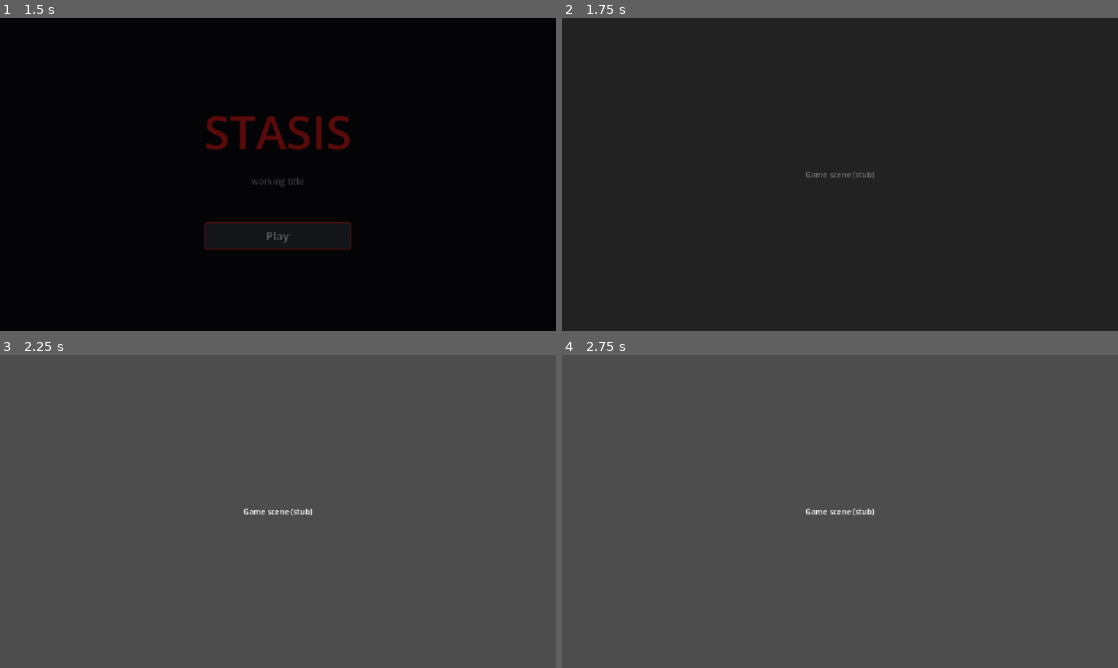
Above: before the commit, frames 1-4 (two rows, left to right).
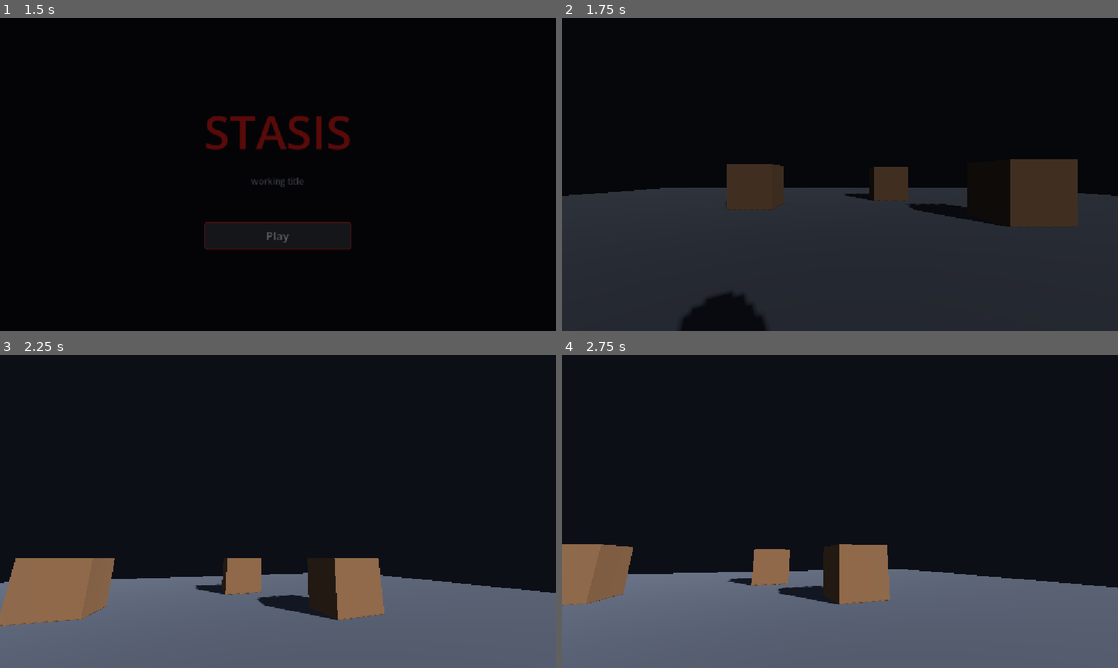
Above: after the commit, the same moments.

Repository: Joony/gmtk-game-jam-2026
Game: Godot game, scene res://scenes/intro.tscn
The game is run twice, just before and just after one commit, with the same random seed, the same clock (stepped at 60 frames per second) and the same inputs.
Inputs (mouse positions are in pixels of both pictures, inside the frame that each line leads up to):
- Up to frame 1 (1.5 s): click "Skip" at 0.5 s; click "Play" at 1.25 s
- Up to frame 2 (1.75 s): no input
- Up to frame 3 (2.25 s): tap Enter at 2 s; move the mouse to (400, 495) at 2.02 s; hold D (right, bound only after the commit) from 2.03 s (still down); tap Space (jump, bound only after the commit) at 2.1 s
- Up to frame 4 (2.75 s): keep holding D (right, bound only after the commit); tap Space (jump, bound only after the commit) at 2.27, 2.57 s

Frame 1 is identical in both runs. In frame 2, 60% of the frame differs, in the area x 0-100%, y 0-100%; in frame 3, 100%; in frame 4, 100%.

Commit message:
Steps 3-4: game scene with floor and spawn, first-person player controller ported from Doortal
Renderer stays GL Compatibility (Doortal's Forward+ switch was portal-specific;
web export needs GL). Physics interpolation enabled for the camera rig.

Co-Authored-By: Claude Fable 5 <noreply@anthropic.com>

Diff:
--- a/project.godot
+++ b/project.godot
@@ -31,9 +31,39 @@
 "events": [Object(InputEventKey,"resource_local_to_scene":false,"resource_name":"","device":-1,"window_id":0,"alt_press …(195 unchanged characters)…
 ]
 }
+forward={
+"deadzone": 0.2,
+"events": [Object(InputEventKey,"resource_local_to_scene":false,"resource_name":"","device":-1,"window_id":0,"alt_pressed":false,"shift_pressed":false,"ctrl_pressed":false,"meta_pressed":false,"pressed":false,"keycode":0,"physical_keycode":87,"key_label":0,"unicode":0,"location":0,"echo":false,"script":null)
+, Object(InputEventKey,"resource_local_to_scene":false,"resource_name":"","device":-1,"window_id":0,"alt_pressed":false,"shift_pressed":false,"ctrl_pressed":false,"meta_pressed":false,"pressed":false,"keycode":0,"physical_keycode":4194320,"key_label":0,"unicode":0,"location":0,"echo":false,"script":null)
+]
+}
+back={
+"deadzone": 0.2,
+"events": [Object(InputEventKey,"resource_local_to_scene":false,"resource_name":"","device":-1,"window_id":0,"alt_pressed":false,"shift_pressed":false,"ctrl_pressed":false,"meta_pressed":false,"pressed":false,"keycode":0,"physical_keycode":83,"key_label":0,"unicode":0,"location":0,"echo":false,"script":null)
+, Object(InputEventKey,"resource_local_to_scene":false,"resource_name":"","device":-1,"window_id":0,"alt_pressed":false,"shift_pressed":false,"ctrl_pressed":false,"meta_pressed":false,"pressed":false,"keycode":0,"physical_keycode":4194322,"key_label":0,"unicode":0,"location":0,"echo":false,"script":null)
+]
+}
+left={
+"deadzone": 0.2,
+"events": [Object(InputEventKey,"resource_local_to_scene":false,"resource_name":"","device":-1,"window_id":0,"alt_pressed":false,"shift_pressed":false,"ctrl_pressed":false,"meta_pressed":false,"pressed":false,"keycode":0,"physical_keycode":65,"key_label":0,"unicode":0,"location":0,"echo":false,"script":null)
+, Object(InputEventKey,"resource_local_to_scene":false,"resource_name":"","device":-1,"window_id":0,"alt_pressed":false,"shift_pressed":false,"ctrl_pressed":false,"meta_pressed":false,"pressed":false,"keycode":0,"physical_keycode":4194319,"key_label":0,"unicode":0,"location":0,"echo":false,"script":null)
+]
+}
+right={
+"deadzone": 0.2,
+"events": [Object(InputEventKey,"resource_local_to_scene":false,"resource_name":"","device":-1,"window_id":0,"alt_pressed":false,"shift_pressed":false,"ctrl_pressed":false,"meta_pressed":false,"pressed":false,"keycode":0,"physical_keycode":68,"key_label":0,"unicode":0,"location":0,"echo":false,"script":null)
+, Object(InputEventKey,"resource_local_to_scene":false,"resource_name":"","device":-1,"window_id":0,"alt_pressed":false,"shift_pressed":false,"ctrl_pressed":false,"meta_pressed":false,"pressed":false,"keycode":0,"physical_keycode":4194321,"key_label":0,"unicode":0,"location":0,"echo":false,"script":null)
+]
+}
+jump={
+"deadzone": 0.2,
+"events": [Object(InputEventKey,"resource_local_to_scene":false,"resource_name":"","device":-1,"window_id":0,"alt_pressed":false,"shift_pressed":false,"ctrl_pressed":false,"meta_pressed":false,"pressed":false,"keycode":0,"physical_keycode":32,"key_label":0,"unicode":0,"location":0,"echo":false,"script":null)
+]
+}
 
 [physics]
 
+common/physics_interpolation=true
 3d/physics_engine="Jolt Physics"
 
 [rendering]
--- a/scenes/game.tscn
+++ b/scenes/game.tscn
@@ -1,17 +1,85 @@
-[gd_scene format=3]
+[gd_scene load_steps=9 format=3]
 
-; Placeholder — step 3 adds the floor, lighting and player spawn point.
+[ext_resource type="Script" path="res://scripts/game.gd" id="1_game"]
+[ext_resource type="PackedScene" path="res://scenes/player.tscn" id="2_player"]
+
+[sub_resource type="Environment" id="Environment_game"]
+background_mode = 1
+background_color = Color(0.05, 0.06, 0.09, 1)
+ambient_light_source = 2
+ambient_light_color = Color(0.5, 0.55, 0.65, 1)
+ambient_light_energy = 0.35
+
+[sub_resource type="BoxShape3D" id="BoxShape3D_floor"]
+size = Vector3(40, 1, 40)
+
+[sub_resource type="BoxMesh" id="BoxMesh_floor"]
+size = Vector3(40, 1, 40)
+
+[sub_resource type="StandardMaterial3D" id="StandardMaterial3D_floor"]
+albedo_color = Color(0.32, 0.34, 0.38, 1)
+
+[sub_resource type="BoxShape3D" id="BoxShape3D_crate"]
+size = Vector3(2, 2, 2)
+
+[sub_resource type="BoxMesh" id="BoxMesh_crate"]
+size = Vector3(2, 2, 2)
+
+[sub_resource type="StandardMaterial3D" id="StandardMaterial3D_crate"]
+albedo_color = Color(0.5, 0.36, 0.24, 1)
 
 [node name="Game" type="Node3D"]
+script = ExtResource("1_game")
 
-[node name="PlaceholderUI" type="CanvasLayer" parent="."]
+[node name="WorldEnvironment" type="WorldEnvironment" parent="."]
+environment = SubResource("Environment_game")
 
-[node name="Label" type="Label" parent="PlaceholderUI"]
-anchors_preset = 15
-anchor_right = 1.0
-anchor_bottom = 1.0
-grow_horizontal = 2
-grow_vertical = 2
-text = "Game scene (stub)"
-horizontal_alignment = 1
-vertical_alignment = 1
+[node name="DirectionalLight3D" type="DirectionalLight3D" parent="."]
+transform = Transform3D(0.86, -0.25, 0.44, 0, 0.87, 0.49, -0.51, -0.42, 0.75, 0, 12, 0)
+light_energy = 0.9
+shadow_enabled = true
+
+[node name="Floor" type="StaticBody3D" parent="."]
+transform = Transform3D(1, 0, 0, 0, 1, 0, 0, 0, 1, 0, -0.5, 0)
+
+[node name="CollisionShape3D" type="CollisionShape3D" parent="Floor"]
+shape = SubResource("BoxShape3D_floor")
+
+[node name="MeshInstance3D" type="MeshInstance3D" parent="Floor"]
+mesh = SubResource("BoxMesh_floor")
+surface_material_override/0 = SubResource("StandardMaterial3D_floor")
+
+[node name="CrateA" type="StaticBody3D" parent="."]
+transform = Transform3D(1, 0, 0, 0, 1, 0, 0, 0, 1, -4, 1, -6)
+
+[node name="CollisionShape3D" type="CollisionShape3D" parent="CrateA"]
+shape = SubResource("BoxShape3D_crate")
+
+[node name="MeshInstance3D" type="MeshInstance3D" parent="CrateA"]
+mesh = SubResource("BoxMesh_crate")
+surface_material_override/0 = SubResource("StandardMaterial3D_crate")
+
+[node name="CrateB" type="StaticBody3D" parent="."]
+transform = Transform3D(1, 0, 0, 0, 1, 0, 0, 0, 1, 3, 1, -9)
+
+[node name="CollisionShape3D" type="CollisionShape3D" parent="CrateB"]
+shape = SubResource("BoxShape3D_crate")
+
+[node name="MeshInstance3D" type="MeshInstance3D" parent="CrateB"]
+mesh = SubResource("BoxMesh_crate")
+surface_material_override/0 = SubResource("StandardMaterial3D_crate")
+
+[node name="CrateC" type="StaticBody3D" parent="."]
+transform = Transform3D(1, 0, 0, 0, 1, 0, 0, 0, 1, 6, 1, -3)
+
+[node name="CollisionShape3D" type="CollisionShape3D" parent="CrateC"]
+shape = SubResource("BoxShape3D_crate")
+
+[node name="MeshInstance3D" type="MeshInstance3D" parent="CrateC"]
+mesh = SubResource("BoxMesh_crate")
+surface_material_override/0 = SubResource("StandardMaterial3D_crate")
+
+[node name="PlayerSpawn" type="Marker3D" parent="."]
+transform = Transform3D(1, 0, 0, 0, 1, 0, 0, 0, 1, 0, 1.0, 4)
+
+[node name="Player" parent="." instance=ExtResource("2_player")]
--- /dev/null
+++ b/scenes/player.tscn
@@ -0,0 +1,36 @@
+[gd_scene load_steps=5 format=3]
+
+[ext_resource type="Script" path="res://scripts/player/player.gd" id="1_player"]
+[ext_resource type="Script" path="res://scripts/player/camera_controller.gd" id="2_camrig"]
+
+[sub_resource type="CapsuleShape3D" id="CapsuleShape3D_body"]
+radius = 0.4
+height = 1.8
+
+[sub_resource type="CapsuleMesh" id="CapsuleMesh_body"]
+radius = 0.4
+height = 1.8
+
+[node name="Player" type="CharacterBody3D"]
+collision_layer = 1
+collision_mask = 1
+script = ExtResource("1_player")
+
+[node name="MeshInstance3D" type="MeshInstance3D" parent="."]
+mesh = SubResource("CapsuleMesh_body")
+
+[node name="CollisionShape3D" type="CollisionShape3D" parent="."]
+shape = SubResource("CapsuleShape3D_body")
+
+[node name="CameraAnchor" type="Marker3D" parent="."]
+transform = Transform3D(1, 0, 0, 0, 1, 0, 0, 0, 1, 0, 0.65, 0)
+
+[node name="CameraRig" type="Node3D" parent="."]
+physics_interpolation_mode = 2
+top_level = true
+script = ExtResource("2_camrig")
+
+[node name="Camera3D" type="Camera3D" parent="CameraRig"]
+
+[node name="HoldPoint" type="Marker3D" parent="CameraRig/Camera3D"]
+transform = Transform3D(1, 0, 0, 0, 1, 0, 0, 0, 1, 0, -0.30033565, -2)
--- /dev/null
+++ b/scripts/game.gd
@@ -0,0 +1,15 @@
+extends Node3D
+
+# Placeholder game scene controller. Step 5 hands cursor ownership to the pause menu.
+
+@onready var _player: CharacterBody3D = $Player
+@onready var _spawn: Marker3D = $PlayerSpawn
+
+
+func _ready() -> void:
+	_player.global_transform = _spawn.global_transform
+	capture_mouse()
+
+
+func capture_mouse() -> void:
+	Input.set_mouse_mode(Input.MOUSE_MODE_CAPTURED)
--- /dev/null
+++ b/scripts/player/camera_controller.gd
@@ -0,0 +1,61 @@
+class_name CameraController
+extends Node3D
+
+# First-person mouse look, ported from Doortal. Two-clock camera: POSITION comes
+# from the interpolated body (smooth while walking), ROTATION is applied directly
+# each render frame. Rotation is input-driven rather than physics-driven, so
+# routing it through get_global_transform_interpolated() (sampled at the physics
+# tick) reintroduces visible rotation stepping. Taking only .origin keeps position
+# smooth without interpolating rotation.
+#
+# Requires physics/common/physics_interpolation = true in project settings.
+#
+# Mouse capture is deliberately NOT handled here — the pause menu owns the cursor
+# so there is a single source of truth for capture state.
+
+@export var mouse_sensitivity: float = 0.002
+@export var pitch_min_deg: float = -89.0
+@export var pitch_max_deg: float = 89.0
+
+var _player: CharacterBody3D
+var _anchor: Node3D
+var _pitch: float = 0.0
+var _yaw: float = 0.0
+var _mouse: Vector2 = Vector2.ZERO
+
+
+func _ready() -> void:
+	_player = get_parent() as CharacterBody3D
+	_anchor = _player.get_node("CameraAnchor")
+	_yaw = _player.rotation.y
+
+
+func _unhandled_input(event: InputEvent) -> void:
+	if Input.get_mouse_mode() != Input.MOUSE_MODE_CAPTURED:
+		return
+	if event is InputEventMouseMotion:
+		# Use screen_relative, NOT relative: with window/stretch/mode=canvas_items the
+		# viewport `relative` delta is scaled and re-quantized by the stretch/DPI matrix,
+		# which shows up as discrete rotation steps on slow mouse movement.
+		# screen_relative is the raw, untransformed screen-pixel delta.
+		_mouse.x += -event.screen_relative.x * mouse_sensitivity
+		_mouse.y += -event.screen_relative.y * mouse_sensitivity
+
+
+func _process(_delta: float) -> void:
+	_pitch = clampf(_pitch + _mouse.y, deg_to_rad(pitch_min_deg), deg_to_rad(pitch_max_deg))
+	_yaw += _mouse.x
+	_mouse = Vector2.ZERO
+	# Pitch on the anchor, yaw on the body — these drive the physics-side hold
+	# point and the movement wishdir (read in _physics_process).
+	_anchor.transform.basis = Basis.from_euler(Vector3(_pitch, 0.0, 0.0))
+	_player.global_transform.basis = Basis.from_euler(Vector3(0.0, _yaw, 0.0))
+	var eye: Vector3 = _anchor.get_global_transform_interpolated().origin
+	global_transform = Transform3D(Basis.from_euler(Vector3(_pitch, _yaw, 0.0)), eye)
+
+
+# Re-derive yaw from the body's current basis. Needed if anything other than this
+# controller rotates the player body (this controller otherwise overwrites the
+# body basis every frame and would discard that rotation).
+func adopt_body_yaw() -> void:
+	_yaw = _player.global_transform.basis.get_euler().y
--- /dev/null
+++ b/scripts/player/player.gd
@@ -0,0 +1,66 @@
+extends CharacterBody3D
+
+# Source-engine-style (Half-Life 2 / Portal) movement: Quake-derived
+# friction-then-accelerate on ground, capped air-acceleration enabling
+# air-strafe / bunny-hop. Ported from the Doortal project.
+#
+# Camera / mouse-look lives in camera_controller.gd on the CameraRig node; yaw is
+# applied to this body, so wishdir is computed from the body basis.
+
+@export var max_speed := 7.0
+@export var ground_accel := 10.0
+@export var friction := 6.0
+@export var stop_speed := 1.5
+@export var air_accel := 40.0
+@export var air_speed_cap := 0.8
+@export var jump_velocity := 5.0
+@export var gravity := 18.0
+
+# Pure movement helpers (no physics step, unit-tested headlessly).
+
+static func apply_friction(horiz_vel: Vector3, friction: float, stop_speed: float, delta: float) -> Vector3:
+	var speed := horiz_vel.length()
+	if speed < 0.0001:
+		return Vector3.ZERO
+	var control := maxf(speed, stop_speed)
+	var drop := control * friction * delta
+	var new_speed := maxf(speed - drop, 0.0)
+	return horiz_vel * (new_speed / speed)
+
+
+static func accelerate(horiz_vel: Vector3, wishdir: Vector3, wishspeed: float, accel: float, delta: float) -> Vector3:
+	var current := horiz_vel.dot(wishdir)
+	var addspeed := wishspeed - current
+	if addspeed <= 0.0:
+		return horiz_vel
+	var accel_speed := minf(accel * wishspeed * delta, addspeed)
+	return horiz_vel + wishdir * accel_speed
+
+
+func _physics_process(delta: float) -> void:
+	var input_dir := Input.get_vector("left", "right", "forward", "back")
+	var wishdir: Vector3 = (transform.basis * Vector3(input_dir.x, 0, input_dir.y))
+	wishdir.y = 0.0
+	wishdir = wishdir.normalized() if wishdir.length() > 0.0 else Vector3.ZERO
+
+	var horiz := Vector3(velocity.x, 0, velocity.z)
+	var grounded := is_on_floor()
+
+	var just_jumped := false
+	if grounded and Input.is_action_just_pressed("jump"):
+		velocity.y = jump_velocity
+		just_jumped = true
+
+	if grounded and not just_jumped:
+		horiz = apply_friction(horiz, friction, stop_speed, delta)
+		horiz = accelerate(horiz, wishdir, max_speed, ground_accel, delta)
+	else:
+		horiz = accelerate(horiz, wishdir, air_speed_cap, air_accel, delta)
+
+	if not grounded:
+		velocity.y -= gravity * delta
+
+	velocity.x = horiz.x
+	velocity.z = horiz.z
+
+	move_and_slide()
--- /dev/null
+++ b/tests/smoke_player.gd
@@ -0,0 +1,169 @@
+extends SceneTree
+# Headless test for the player controller (step 4) and game scene (step 3).
+# Run: godot --headless --path . -s tests/smoke_player.gd
+
+const GAME_SCENE := "res://scenes/game.tscn"
+const PLAYER_SCENE := "res://scenes/player.tscn"
+
+var _failures: Array[String] = []
+
+
+func _init() -> void:
+	_run.call_deferred()
+
+
+func _check(label: String, ok: bool) -> void:
+	if not ok:
+		_failures.append(label)
+
+
+func _run() -> void:
+	var player_script := load("res://scripts/player/player.gd")
+	_check("player.gd loads", player_script != null)
+
+	var dt := 1.0 / 60.0
+
+	# --- Pure movement maths -------------------------------------------------
+	var a1: Vector3 = player_script.accelerate(Vector3.ZERO, Vector3(1, 0, 0), 7.0, 10.0, dt)
+	_check("accel one frame > 0", a1.length() > 0.0)
+	_check("accel one frame < max", a1.length() < 7.0)
+
+	var v := Vector3.ZERO
+	for i in 60:
+		v = player_script.accelerate(v, Vector3(1, 0, 0), 7.0, 10.0, dt)
+	_check("accel converges near max speed", absf(v.length() - 7.0) < 0.5)
+
+	var f1: Vector3 = player_script.apply_friction(Vector3(5, 0, 0), 6.0, 1.5, dt)
+	_check("friction slows but does not stop in one frame", f1.length() < 5.0 and f1.length() > 0.0)
+
+	var fv := Vector3(5, 0, 0)
+	for i in 200:
+		fv = player_script.apply_friction(fv, 6.0, 1.5, dt)
+	_check("friction converges to ~0", fv.length() < 0.01)
+
+	# Air-strafe: adds perpendicular speed without touching forward speed.
+	var strafed: Vector3 = player_script.accelerate(Vector3(7, 0, 0), Vector3(0, 0, 1), 0.8, 40.0, dt)
+	_check("air-strafe adds z velocity", strafed.z > 0.0)
+	_check("air-strafe leaves x unchanged", absf(strafed.x - 7.0) < 0.001)
+
+	# --- Project settings the camera silently depends on ---------------------
+	_check(
+		"physics_interpolation enabled (camera design requires it)",
+		bool(ProjectSettings.get_setting("physics/common/physics_interpolation", false))
+	)
+	InputMap.load_from_project_settings()
+	for action in ["forward", "back", "left", "right", "jump", "pause"]:
+		_check("input action '%s' exists" % action, InputMap.has_action(action))
+
+	# --- Player scene contract ----------------------------------------------
+	var packed: PackedScene = load(PLAYER_SCENE)
+	_check("player.tscn loads", packed != null)
+	if packed != null:
+		var p := packed.instantiate()
+		_check("Player is a CharacterBody3D", p is CharacterBody3D)
+		_check("CameraAnchor exists", p.has_node("CameraAnchor"))
+		_check("CameraRig/Camera3D exists", p.has_node("CameraRig/Camera3D"))
+		_check("HoldPoint exists (needed by step 8 carry)", p.has_node("CameraRig/Camera3D/HoldPoint"))
+		var rig: Node3D = p.get_node("CameraRig")
+		_check("CameraRig is top_level", rig.top_level)
+		_check(
+			"CameraRig has physics interpolation off",
+			rig.physics_interpolation_mode == Node.PHYSICS_INTERPOLATION_MODE_OFF
+		)
+		_check("player collision_layer is 1", p.collision_layer == 1)
+		var shape: CollisionShape3D = p.get_node("CollisionShape3D")
+		_check("collision shape is a capsule", shape.shape is CapsuleShape3D)
+		p.free()
+
+	# --- Live physics: player spawns, falls, lands, and walks ---------------
+	var game: Node3D = load(GAME_SCENE).instantiate()
+	root.add_child(game)
+	current_scene = game
+	await process_frame
+
+	var player: CharacterBody3D = game.get_node("Player")
+	var spawn: Marker3D = game.get_node("PlayerSpawn")
+	# Horizontally exact; vertically loose, because gravity has already acted by now.
+	var spawn_pos := spawn.global_position
+	var player_pos := player.global_position
+	_check(
+		"player starts at the spawn marker in XZ (got %.2f,%.2f expected %.2f,%.2f)"
+			% [player_pos.x, player_pos.z, spawn_pos.x, spawn_pos.z],
+		Vector2(player_pos.x, player_pos.z).distance_to(Vector2(spawn_pos.x, spawn_pos.z)) < 0.01
+	)
+	_check("player starts near the spawn height", absf(player_pos.y - spawn_pos.y) < 0.3)
+
+	# Settle onto the floor.
+	for i in 60:
+		await physics_frame
+	var rest_y := player.global_position.y
+	_check("player is resting on the floor (y ~ 0.9, got %.3f)" % rest_y, absf(rest_y - 0.9) < 0.25)
+	_check("player is on the floor", player.is_on_floor())
+	_check("player is not still falling", absf(player.velocity.y) < 1.0)
+
+	# Walk forward for half a second and confirm it actually moves.
+	var start_pos := player.global_position
+	Input.action_press("forward")
+	for i in 30:
+		await physics_frame
+	Input.action_release("forward")
+	var travelled := player.global_position.distance_to(start_pos)
+	_check("player moved while holding forward (travelled %.2fm)" % travelled, travelled > 1.0)
+	_check("player did not fall through the floor", player.global_position.y > 0.5)
+
+	# Friction brings it back to rest once input stops.
+	for i in 60:
+		await physics_frame
+	var horiz_speed := Vector2(player.velocity.x, player.velocity.z).length()
+	_check("player comes to rest after input stops (%.3f m/s)" % horiz_speed, horiz_speed < 0.1)
+
+	# --- Camera rig tracks the player ---------------------------------------
+	var rig_node: Node3D = player.get_node("CameraRig")
+	var anchor: Marker3D = player.get_node("CameraAnchor")
+	_check(
+		"camera rig sits at the eye anchor",
+		rig_node.global_position.distance_to(anchor.global_position) < 0.2
+	)
+
+	# --- Mouse look ----------------------------------------------------------
+	# Needs a captured cursor; headless may refuse, so skip rather than false-fail.
+	Input.set_mouse_mode(Input.MOUSE_MODE_CAPTURED)
+	if Input.get_mouse_mode() == Input.MOUSE_MODE_CAPTURED:
+		var yaw_before := player.global_transform.basis.get_euler().y
+		var pitch_before := rig_node.global_transform.basis.get_euler().x
+
+		var look := InputEventMouseMotion.new()
+		look.screen_relative = Vector2(100, 60)
+		look.relative = Vector2(100, 60)
+		root.push_input(look)
+		await process_frame
+		await process_frame
+
+		var yaw_after := player.global_transform.basis.get_euler().y
+		var pitch_after := rig_node.global_transform.basis.get_euler().x
+		_check("mouse motion changes yaw", absf(yaw_after - yaw_before) > 0.001)
+		_check("mouse motion changes pitch", absf(pitch_after - pitch_before) > 0.001)
+
+		# Pitch must clamp well short of straight up/down (±89°).
+		for i in 40:
+			var big := InputEventMouseMotion.new()
+			big.screen_relative = Vector2(0, 500)
+			big.relative = Vector2(0, 500)
+			root.push_input(big)
+			await process_frame
+		var clamped := rig_node.global_transform.basis.get_euler().x
+		_check(
+			"pitch clamps within ±90° (got %.1f°)" % rad_to_deg(clamped),
+			absf(rad_to_deg(clamped)) <= 89.5
+		)
+	else:
+		print("  (skipped mouse-look checks: cursor capture unavailable headless)")
+
+	if _failures.is_empty():
+		print("PLAYER TEST PASS")
+		quit(0)
+	else:
+		for failure in _failures:
+			push_error(failure)
+		print("PLAYER TEST FAIL")
+		quit(1)
Not shown, added: scripts/game.gd.uid
Not shown, added: scripts/player/camera_controller.gd.uid
Not shown, added: scripts/player/player.gd.uid
Not shown, added: tests/capture_scene.gd.uid
Not shown, added: tests/smoke_player.gd.uid
Not shown, changed: TODO.md
Not shown, changed: docs/LOG.md
Not shown, added: docs/features/game-scene.md
Not shown, added: docs/features/player-controller.md
